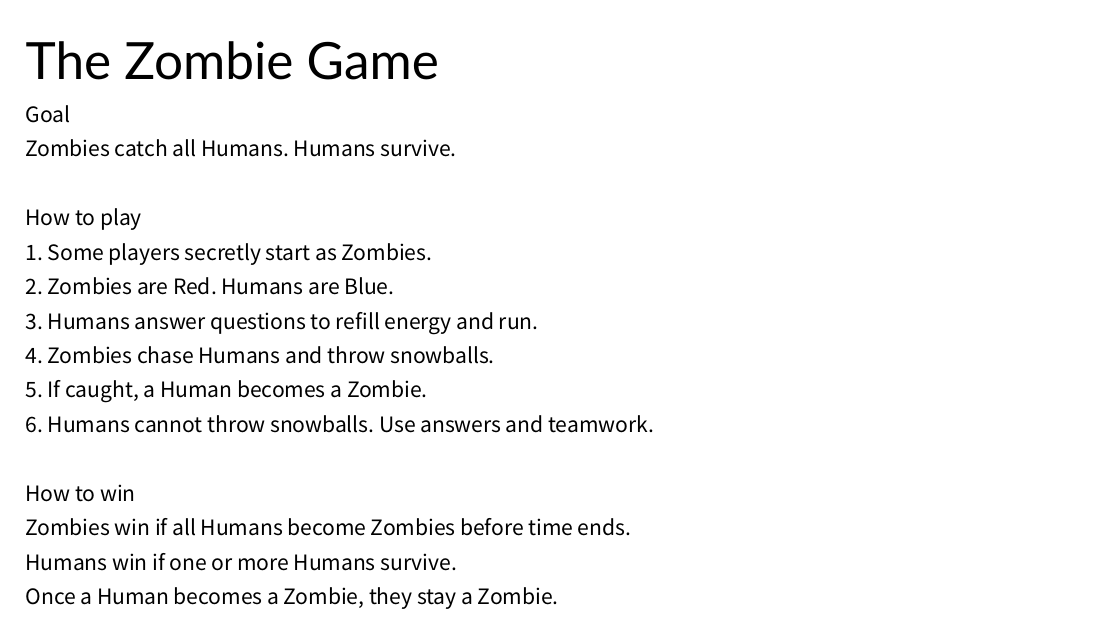
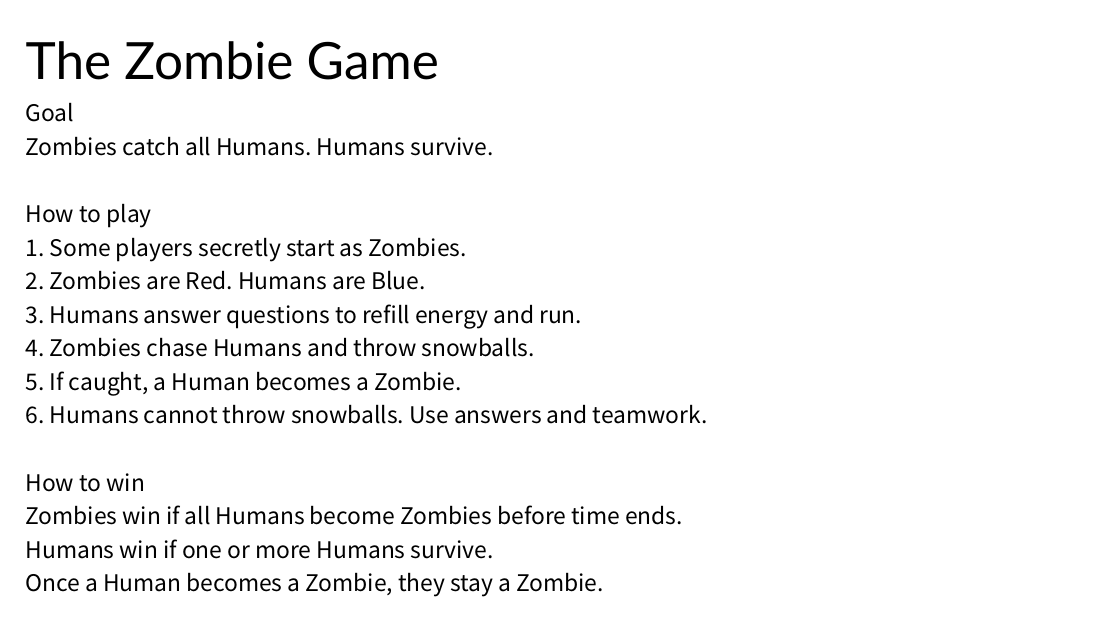
Before and after one commit to susume/GyakutenEigo, a slide deck: slide 6 of How to play quiz strike - simplified.pptx. Drawn at 1120x630 pixels with LibreOffice and Linux fonts; fonts in the diff are those of the drawing. Boxes give left, top, right and bottom in pixels: in the first picture for what was removed or moved away, otherwise in the second. Text is boxed around its words. In the diff, an @@ line names an element or a change of style, - is before the commit and + after.

Commit message:
Powerpoint

```diff
--- a/How to play quiz strike - simplified.pptx
+++ b/How to play quiz strike - simplified.pptx
@@ text "Goal" at [26, 102, 708, 597]: size 18.1 to 19.6 pt; line spacing 0.9 to 0.8 @@
```
Also in this commit, not shown: 1 other slide changed, 1 other file.
